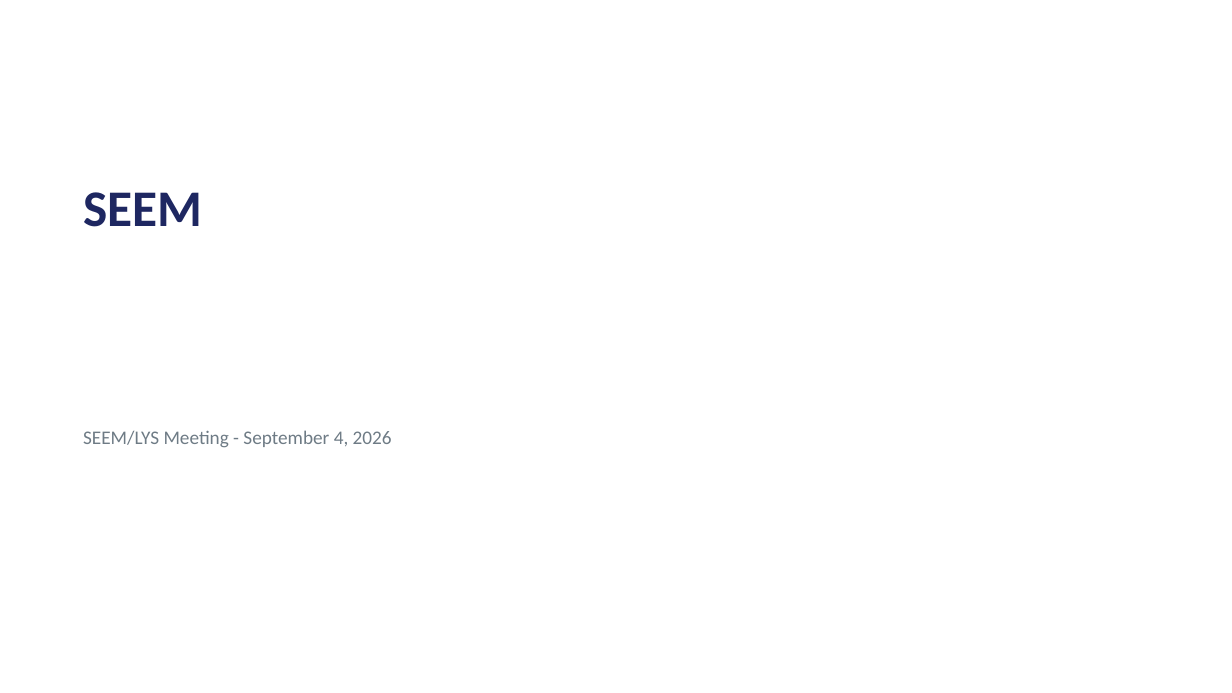
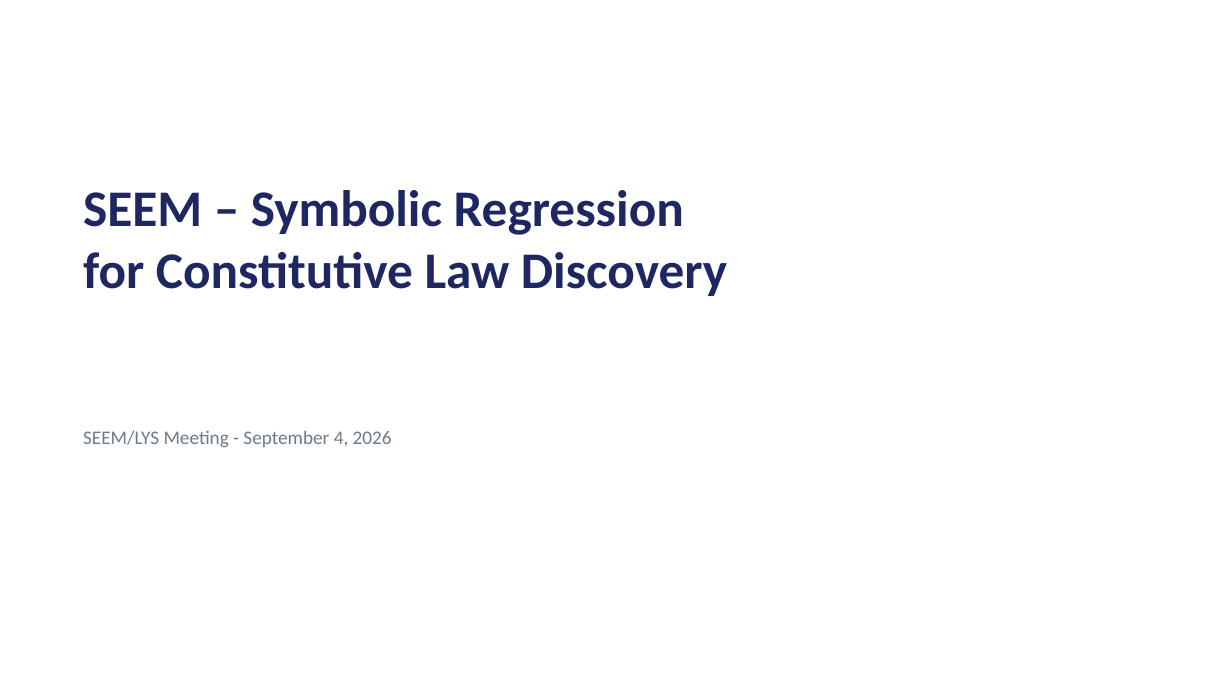
Before and after one commit to Samc73/SEEM, a slide deck: slide 1 of SEEM_project_deck.pptx. Drawn at 1232x693 pixels with LibreOffice and Linux fonts; fonts in the diff are those of the drawing. Boxes give left, top, right and bottom in pixels: in the first picture for what was removed or moved away, otherwise in the second. Text is boxed around its words. In the diff, an @@ line names an element or a change of style, - is before the commit and + after.

```diff
--- a/SEEM_project_deck.pptx
+++ b/SEEM_project_deck.pptx
@@ text at (83, 190, 727, 296): text changed @@
-SEEM
+SEEM – Symbolic Regression
+for Constitutive Law Discovery
```
Also in this commit, not shown: 3 other slides changed, 4 slides added, 8 other files.
